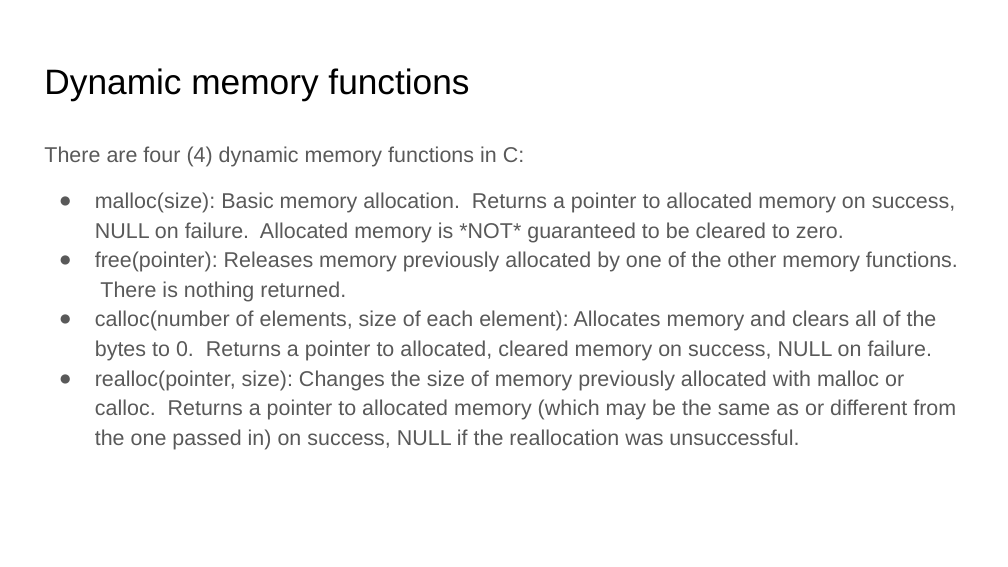
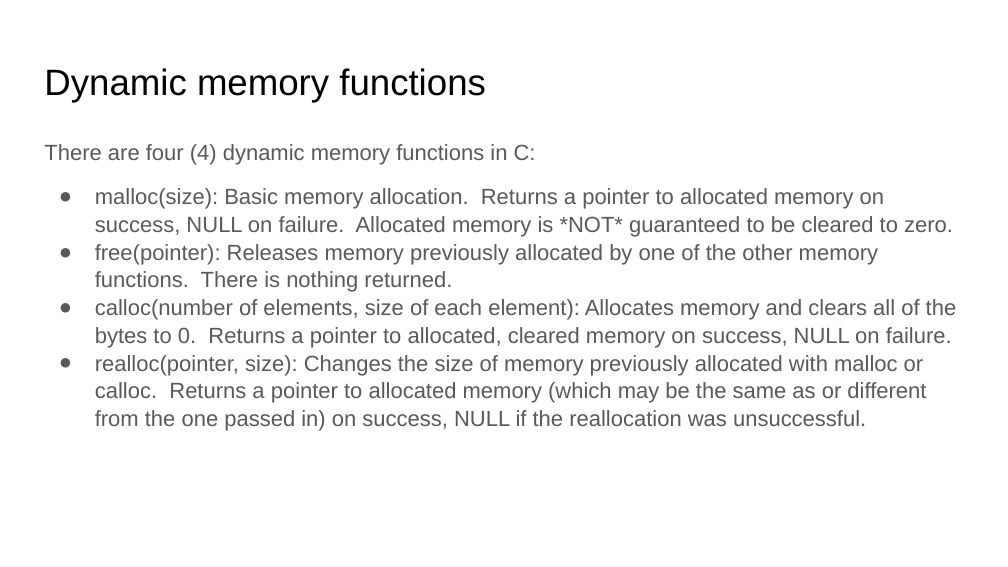
Before and after one commit to brian-card/data-structures, a slide deck: slide 2 of 00 - Dynamic Memory/Dynamic Memory in C.pptx. Drawn at 1008x567 pixels with LibreOffice and Linux fonts; fonts in the diff are those of the drawing. Boxes give left, top, right and bottom in pixels: in the first picture for what was removed or moved away, otherwise in the second. Text is boxed around its words. In the diff, an @@ line names an element or a change of style, - is before the commit and + after.

```diff
--- a/00 - Dynamic Memory/Dynamic Memory in C.pptx
+++ b/00 - Dynamic Memory/Dynamic Memory in C.pptx
@@ title "Dynamic memory functions" at (44,68,486,103): size 25.2 to 26.2 pt @@
@@ text "There are four (4) dynamic ..." at (44,144,957,431): size 15.3 to 15.7 pt; line spacing 1.15 to 1.05 @@
```
Also in this commit, not shown: 9 other slides changed.
